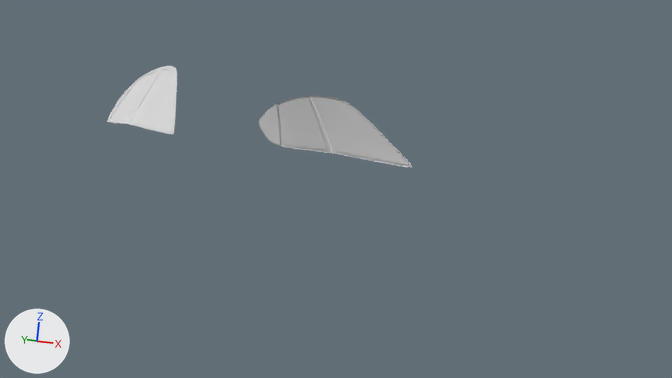
Before and after pictures for a commit that changed the Blender file cars/Subaru/subaru_impreza_wrx_sti_08.blend.
Before and after are seen from the file's camera 'Camera'. The axes (+X, +Y, +Z) are drawn at lower left. The lights are the same throughout. The same objects are shown in both versions, whatever each file hides.

The first picture shows 'subaru_windows.001'.
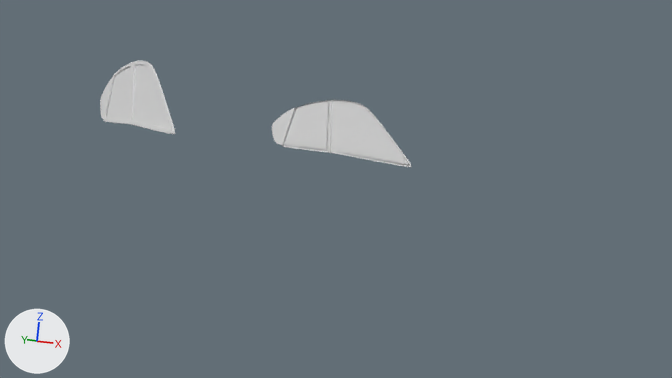
ob_subaru_windows_lattice is not drawn itself; it is used by a modifier of ob_subaru_windows, ob_subaru_windows_001.

Pixel boxes [x1, y1, x2, y2] of what changed, in the pictures (672 x 378 px):
'subaru_windows.001', reshaped, modifiers changed
    before: [107, 66, 412, 168]
    after: [100, 61, 411, 167]

Edits to the bpy script that builds the scene:
```text
Change ob_subaru_windows:
    where _m = ob_subaru_windows.modifiers.new('Lattice', 'LATTICE')
    remove _m.object = ob_subaru_windows_lattice
Change ob_subaru_windows_001:
    where _m = ob_subaru_windows_001.modifiers.new('Lattice', 'LATTICE')
    remove _m.object = ob_subaru_windows_lattice
Remove ob_subaru_windows_lattice:
    ob_subaru_windows_lattice = bpy.data.objects.new('subaru_windows_lattice', lat_subaru_windows_lattice_001)
    ob_subaru_windows_lattice.parent = ob_subaru_impreza
    ob_subaru_windows_lattice.location = (0.789, 0.391, 1.141)
    ob_subaru_windows_lattice.scale = (0.532, 2.23, 0.532)
    ob_subaru_windows_lattice.hide_set(True)
```
